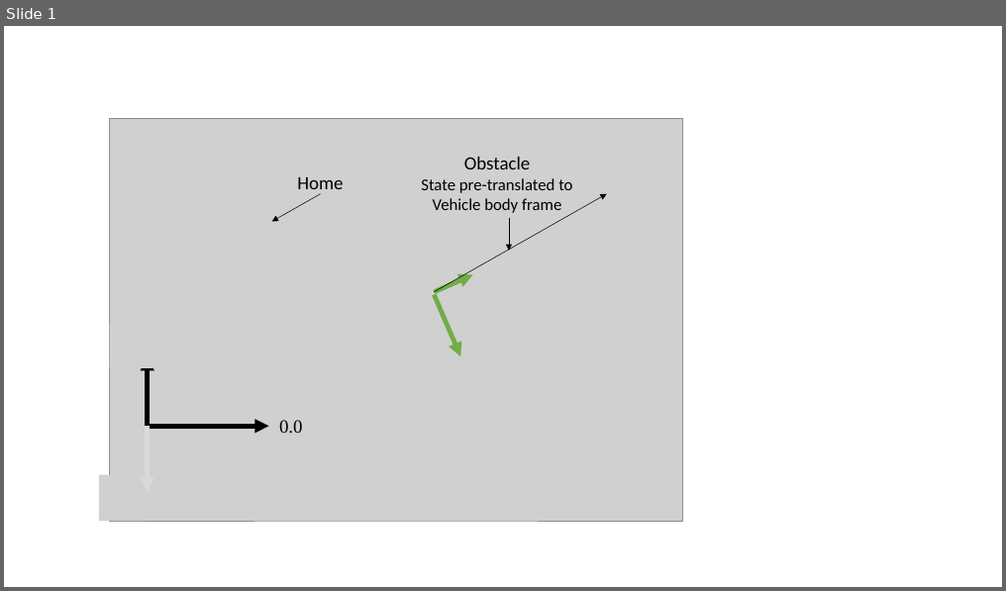
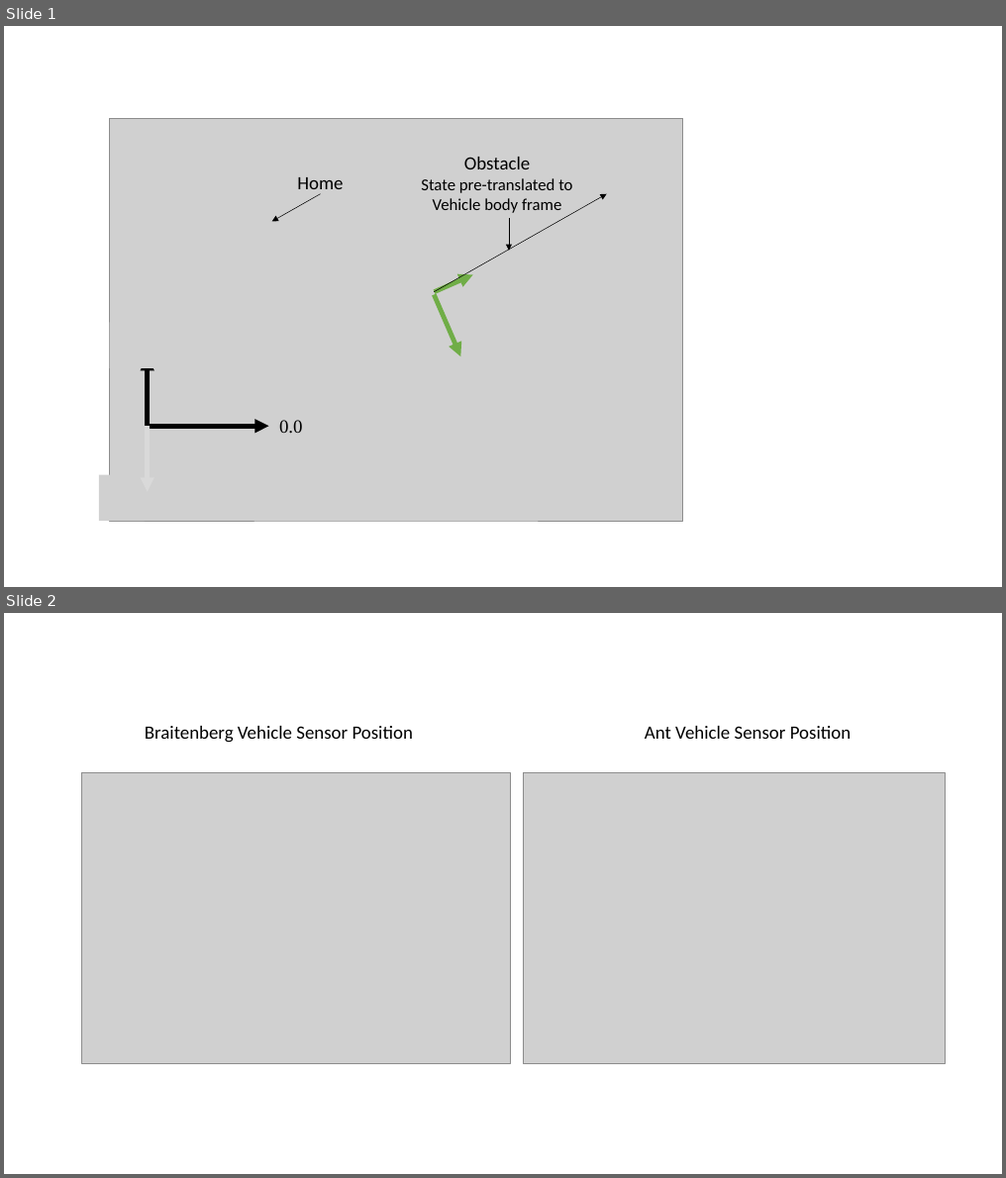
Before and after one commit to Skorpianking/EchoWorld, a slide deck: images/VehicleFrames.pptx. Shown one above the other, each under a label of ours: slide 1 before the commit, slides 1 and 2 after it. The pictures are 1006x591 and 1006x1178 pixels, drawn with LibreOffice and Linux fonts; fonts in the diff are those of the drawing; grey boxes stand for pictures. Boxes give left, top, right and bottom in pixels: in the first picture for what was removed or moved away, otherwise in the second. Text is boxed around its words. In the diff, an @@ line names an element or a change of style, - is before the commit and + after.

Commit message:
Multiple fixes to solve 'zoomies', vehicle shape flexibility, other stability improvements.

```diff
--- a/images/VehicleFrames.pptx
+++ b/images/VehicleFrames.pptx
@@ slide 2 added at box(4, 613, 1002, 1174), background #FFFFFF @@
@@ text added at box(145, 726, 413, 743), 18 pt, text #000000 @@
+Braitenberg Vehicle Sensor Position
@@ text added at box(645, 726, 850, 739), 18 pt, text #000000 @@
+Ant Vehicle Sensor Position
@@ picture added at box(82, 773, 511, 1063) @@
@@ picture added at box(524, 773, 945, 1063) @@
```
Also in this commit, not shown: 3 other slides added, 17 other files.
